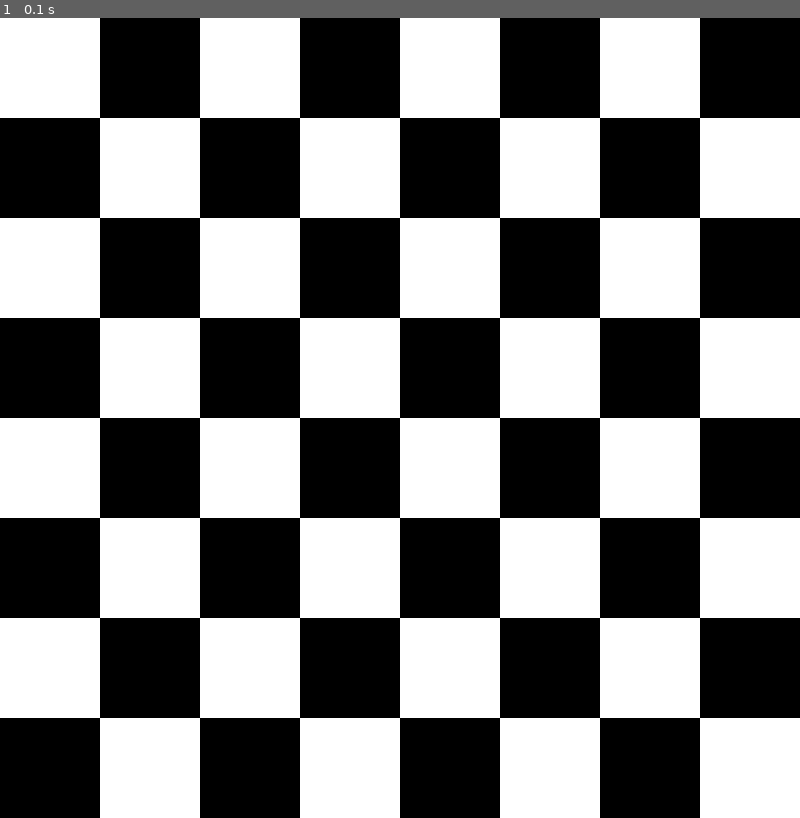
Above: before the commit, frame 1.
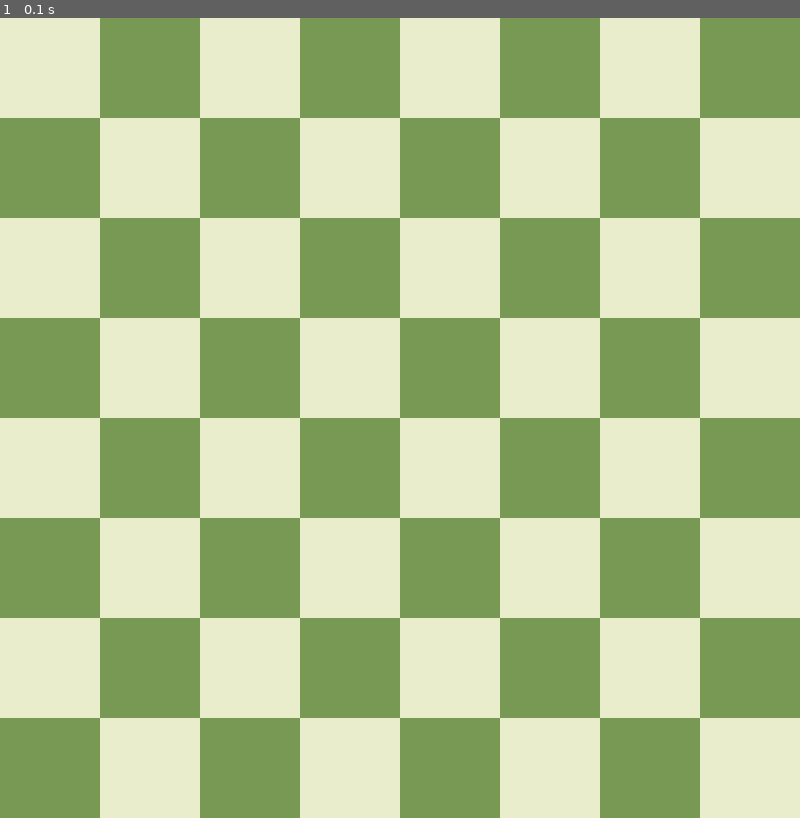
Above: after the commit, the same moment.

Repository: caleb-james-smith/PyGameChess
Game: pygame game, started from play.py
Same seed, same stepped clock (60 frames per second), same inputs: the game is played once before the commit and once after it.
Inputs:
- Up to frame 1 (0.1 s): no input

The runs differ from the first frame. In frame 1, 100% of the frame differs, in the area x 0-100%, y 0-100%.

Commit message:
Adjust colors. Remove old code.

Diff:
--- a/play.py
+++ b/play.py
@@ -4,6 +4,8 @@
 import pygame
 
 # Draw a solid square
+# x: x position measured from left edge
+# y: y position measured from top edge
 def draw_square(my_game, my_screen, color, x, y, side):
     my_game.draw.rect(my_screen, color, [x, y, side, side], 0)
 
@@ -12,14 +14,17 @@
     pygame.init()
 
     # Define colors
-    BLACK = (0, 0, 0)
-    WHITE = (255, 255, 255)
+    #LIGHT_COLOR = (255, 255, 255)
+    #DARK_COLOR = (0, 0, 0)
+    LIGHT_COLOR = (233, 237, 204)
+    DARK_COLOR  = (119, 153, 84)
 
     # Set up the drawing window (screen)
-    SCREEN_WIDTH  = 800
-    SCREEN_HEIGHT = 800
-    BOARD_SIDE    = 800
-    SQUARE_SIDE   = 100
+    SCREEN_WIDTH        = 800
+    SCREEN_HEIGHT       = 800
+    SQUARE_SIDE         = 100
+    SQUARES_PER_SIDE    = 8
+    BOARD_SIDE          = SQUARES_PER_SIDE * SQUARE_SIDE
     screen = pygame.display.set_mode([SCREEN_WIDTH, SCREEN_HEIGHT])
 
     # Run until the user asks to quit
@@ -32,24 +37,10 @@
                 running = False
 
         # Fill the background with white
-        screen.fill(WHITE)
-
-        # Draw a solid blue circle in the center
-        #pygame.draw.circle(screen, (0, 0, 255), (250, 250), 75)
-
-        # Draw a rectangle using rect()
-        # parameters: surface, color, [x, y, width, height]
-        # x: x position measured from left edge
-        # y: y position measured from top edge
-        #pygame.draw.rect(screen, BLACK, [0, 0, 100, 200], 0)
-
-        #for x in range(0, 800, 200):
-        #    draw_square(pygame, screen, BLACK, x, 0, 100)
-        #for x in range(100, 800, 200):
-        #    draw_square(pygame, screen, BLACK, x, 100, 100)
+        screen.fill(LIGHT_COLOR)
 
         # draw black squares
-        for row in range(8):
+        for row in range(SQUARES_PER_SIDE):
             y = row * SQUARE_SIDE
             # determine starting x value for each row
             if row % 2 == 0:
@@ -57,7 +48,7 @@
             else:
                 x_start = 0
             for x in range(x_start, BOARD_SIDE, 2 * SQUARE_SIDE):
-                draw_square(pygame, screen, BLACK, x, y, SQUARE_SIDE)
+                draw_square(pygame, screen, DARK_COLOR, x, y, SQUARE_SIDE)
 
         # Flip the display
         pygame.display.flip()
